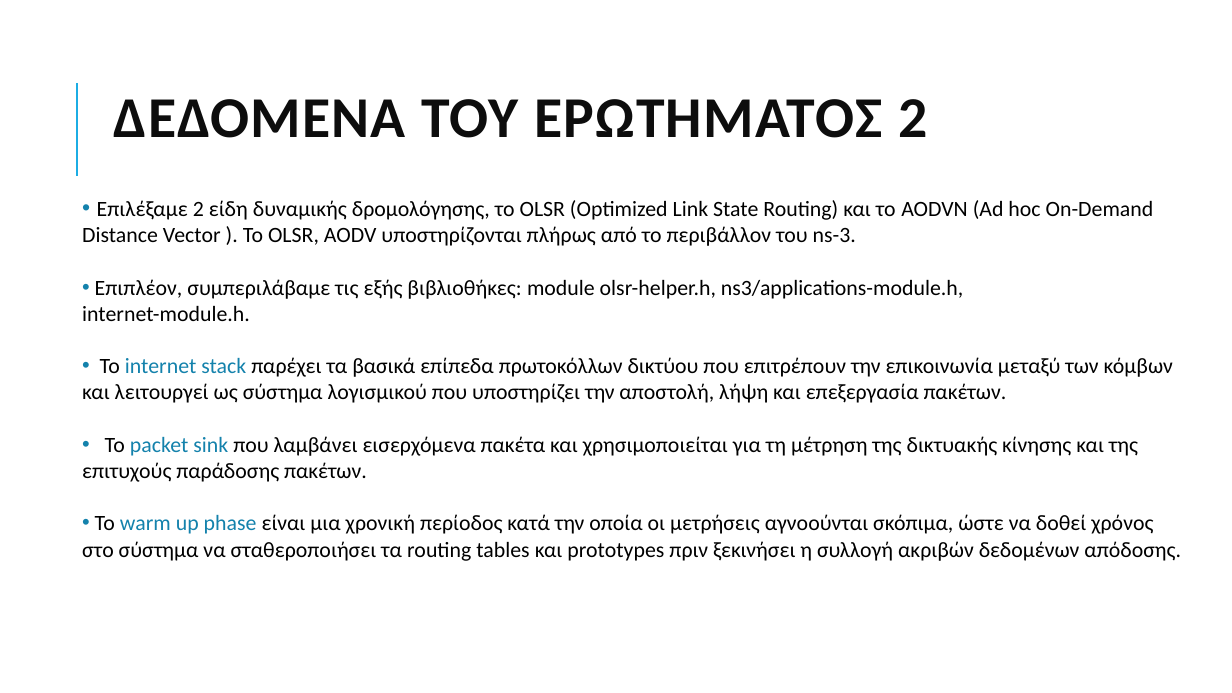
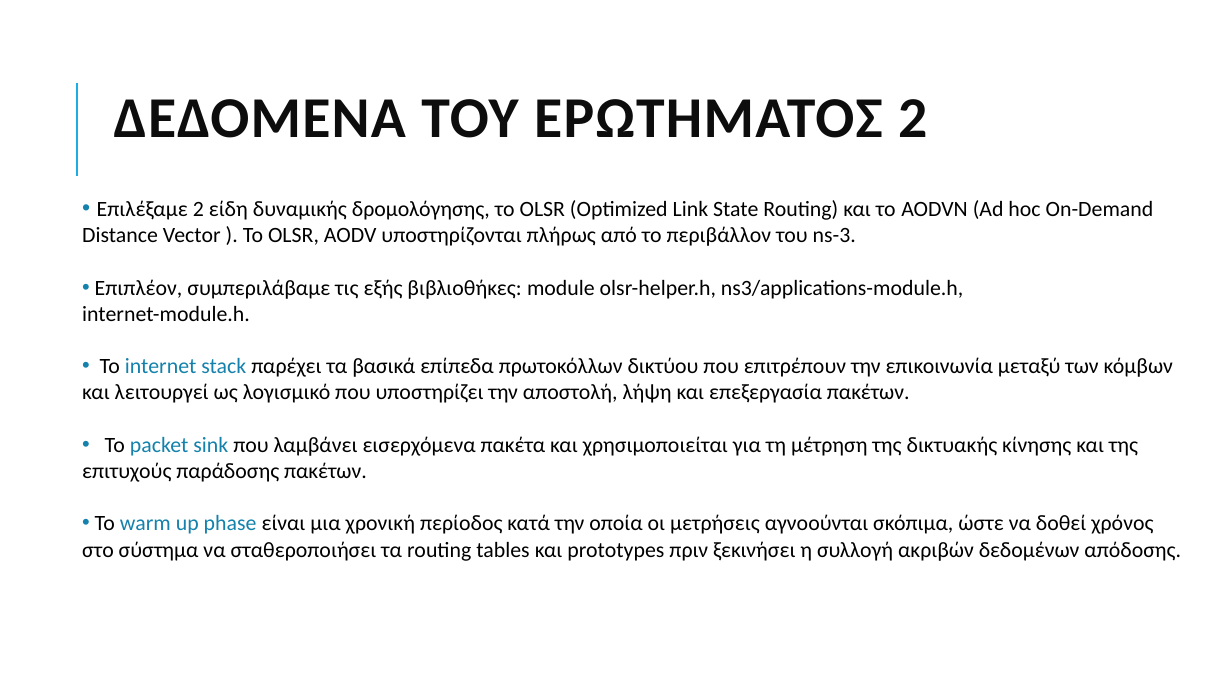
Before and after one commit to grgmyl/Ns3Project, a slide deck: slide 8 of Presentations/Ns-3_presentation_F.pptx. Drawn at 1232x693 pixels with LibreOffice and Linux fonts; fonts in the diff are those of the drawing. Boxes give left, top, right and bottom in pixels: in the first picture for what was removed or moved away, otherwise in the second. Text is boxed around its words. In the diff, an @@ line names an element or a change of style, - is before the commit and + after.

```diff
--- a/Presentations/Ns-3_presentation_F.pptx
+++ b/Presentations/Ns-3_presentation_F.pptx
@@ text at <box>82,357,1173,403</box>: text changed @@
-• Το internet stack παρέχει τα βασικά επίπεδα πρωτοκόλλων δικτύου που επιτρέπουν την επικοινωνία μεταξύ των κόμβων και λειτουργεί ως σύστημα λογισμικού που υποστηρίζει την αποστολή, λήψη και επεξεργασία πακέτων.
+• Το internet stack παρέχει τα βασικά επίπεδα πρωτοκόλλων δικτύου που επιτρέπουν την επικοινωνία μεταξύ των κόμβων και λειτουργεί ως λογισμικό που υποστηρίζει την αποστολή, λήψη και επεξεργασία πακέτων.
```
Also in this commit, not shown: 1 other slide changed.
